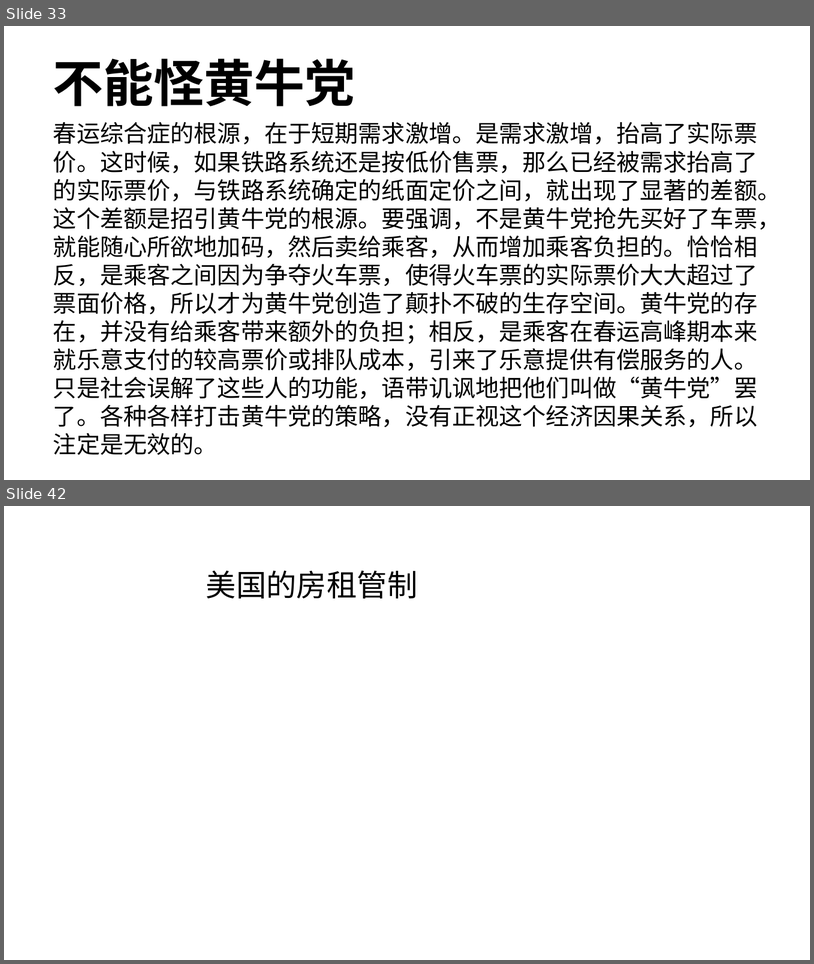
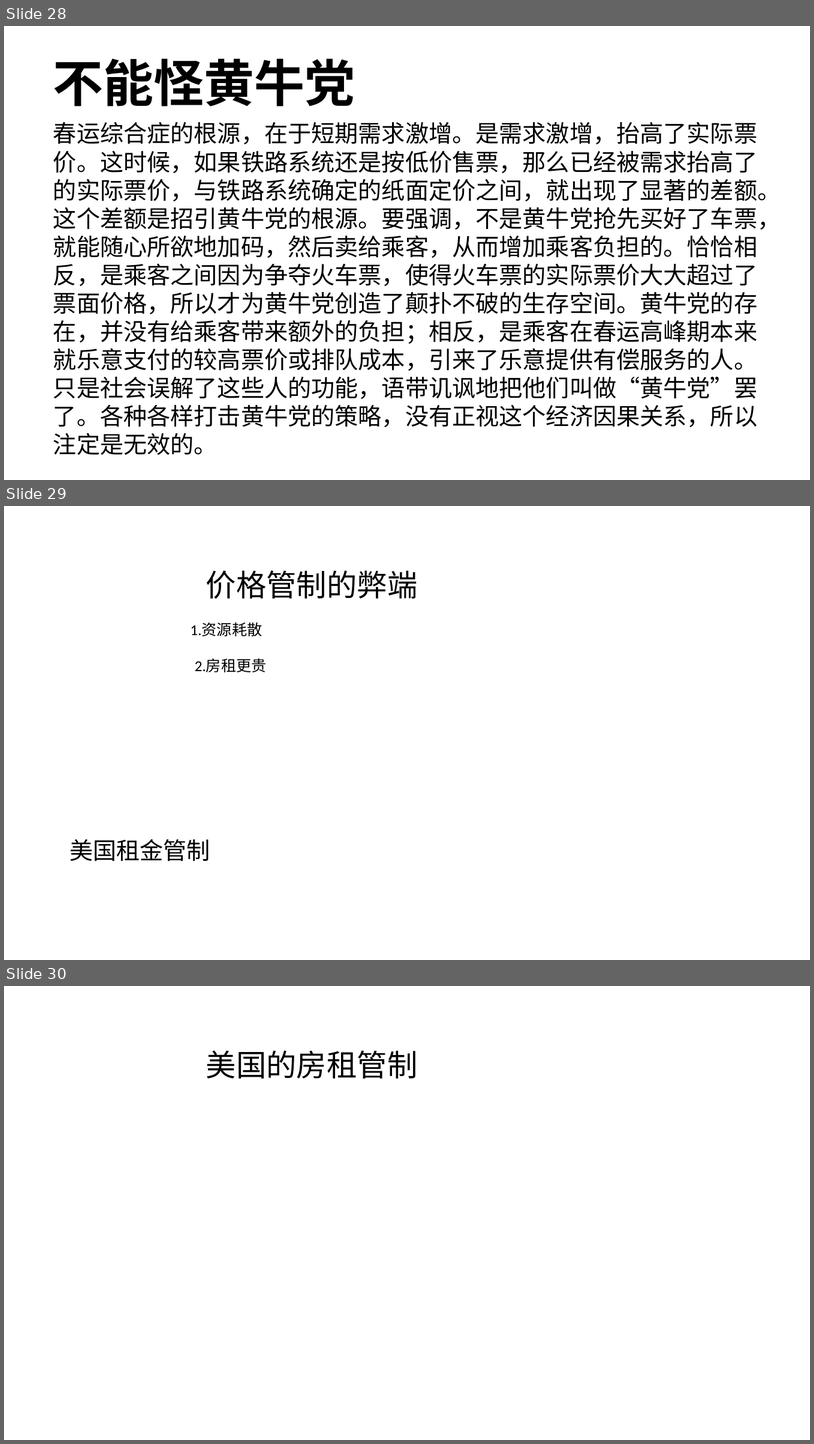
Before and after one commit to FredJiangFei/MyDocuments, a slide deck: 火车票/火车票.pptx. Shown one above the other, each under a label of ours: slides 33 and 42 before the commit, slides 28, 29 and 30 after it; the slides between them are not shown. The pictures are 814x964 and 814x1444 pixels, drawn with LibreOffice and Linux fonts; fonts in the diff are those of the drawing. Boxes give left, top, right and bottom in pixels: in the first picture for what was removed or moved away, otherwise in the second. Text is boxed around its words. In the diff, an @@ line names an element or a change of style, - is before the commit and + after.

```diff
--- a/火车票/火车票.pptx
+++ b/火车票/火车票.pptx
@@ slide 29 added at [4, 506, 810, 960], background #FFFFFF @@
@@ text added at [206, 570, 418, 598], 36 pt, text #000000 @@
+价格管制的弊端
@@ text added at [191, 623, 263, 636], 18 pt, text #000000 @@
+1.资源耗散
@@ text added at [195, 659, 267, 672], 18 pt, text #000000 @@
+2.房租更贵
@@ text added at [69, 839, 210, 861], 28 pt, text #000000 @@
+美国租金管制
@@ what was slide 33 is now slide 28 @@
@@ what was slide 42 is now slide 30 @@
```
Also in this commit, not shown: 9 slides changed, 2 other slides added, 6 slides removed, 3 other files.
